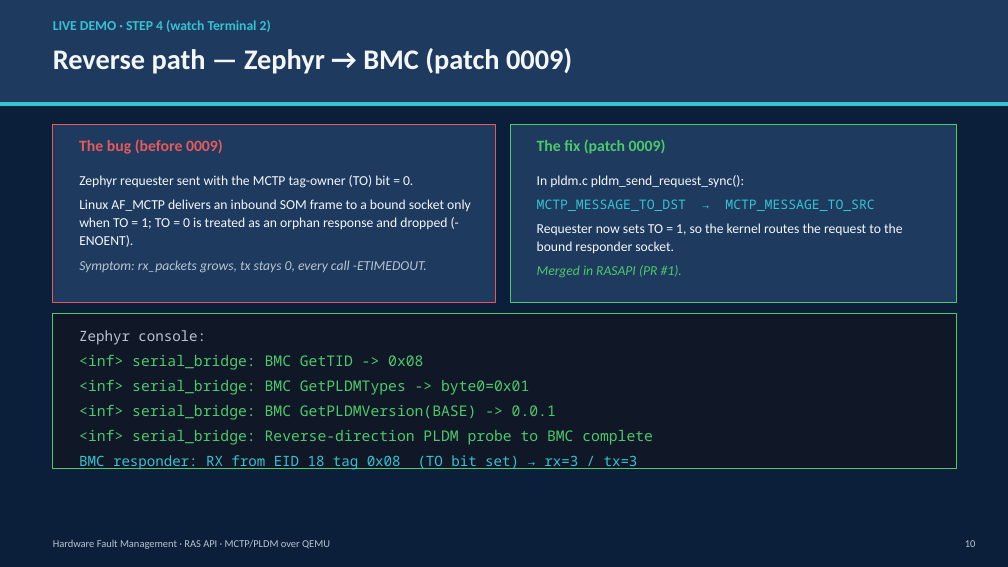
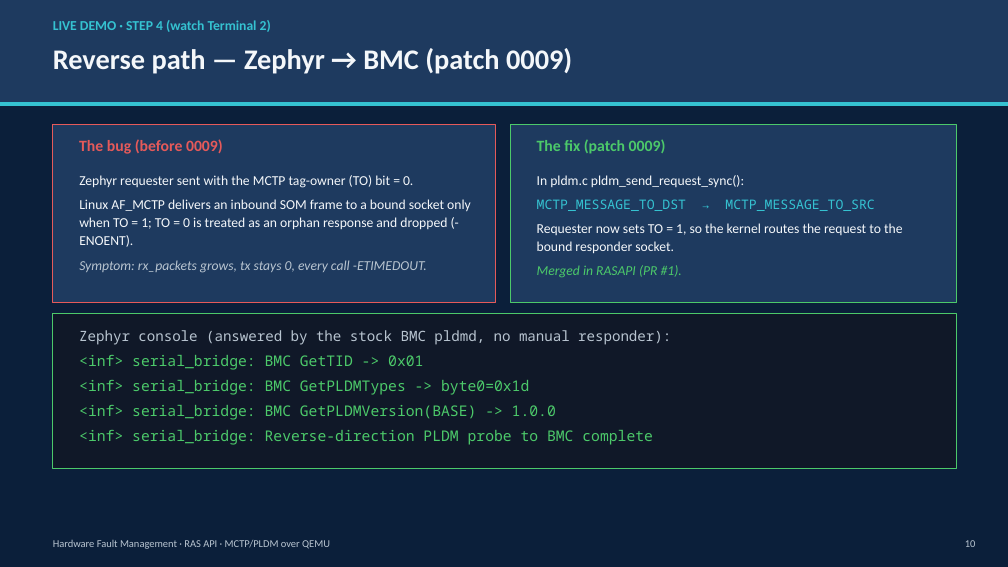
Before and after one commit to OCP-China-Projects/Hardware-Fault-Management, a slide deck: slide 10 of docs/demo/HFM_RASAPI_demo.pptx. Drawn at 1008x567 pixels with LibreOffice and Linux fonts; fonts in the diff are those of the drawing. Boxes give left, top, right and bottom in pixels: in the first picture for what was removed or moved away, otherwise in the second. Text is boxed around its words. In the diff, an @@ line names an element or a change of style, - is before the commit and + after.

```diff
--- a/docs/demo/HFM_RASAPI_demo.pptx
+++ b/docs/demo/HFM_RASAPI_demo.pptx
@@ text at bbox=[79, 330, 671, 420]: text changed @@
-Zephyr console:
-<inf> serial_bridge: BMC GetTID -> 0x08
-<inf> serial_bridge: BMC GetPLDMTypes -> byte0=0x01
-<inf> serial_bridge: BMC GetPLDMVersion(BASE) -> 0.0.1
+Zephyr console (answered by the stock BMC pldmd, no manual responder):
+<inf> serial_bridge: BMC GetTID -> 0x01
+<inf> serial_bridge: BMC GetPLDMTypes -> byte0=0x1d
+<inf> serial_bridge: BMC GetPLDMVersion(BASE) -> 1.0.0
@@ text at bbox=[79, 455, 638, 470]: paragraph removed @@
-BMC responder: RX from EID 18 tag 0x08 (TO bit set) → rx=3 / tx=3
```
Also in this commit, not shown: 8 other slides changed, 1 slide added, 1 slide removed, 11 other files.
